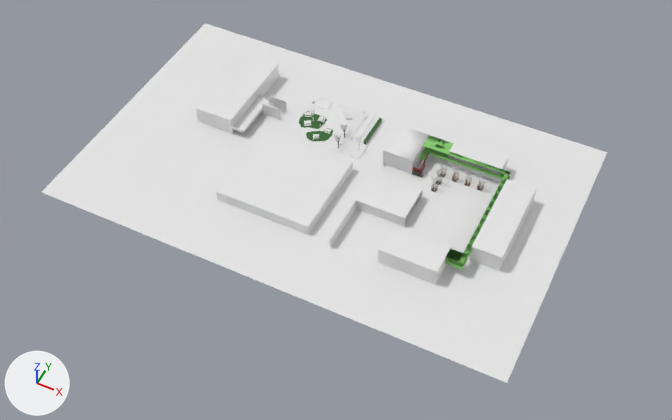
Two versions of the FBX model Unity/Game/Assets/OurAsset/map.fbx, one commit apart.
The view is the same before and after, from a 50 mm camera at (46.0, -156.3, 180.9) aimed at (-28.0, -8.2, -4.2). Arrows for +X, +Y and +Z are at lower left; the lights stay in place. Where no turn or scale is listed for an object, it has been applied to the vertices. Vertices at the same position are counted once.

The first picture shows 'Cube.001', 'Cube.006', 'Cube.007', 'EPITA', 'Plane.002', 'Plane.006', 'Travaux', 'baby foot sup.001', 'batiment 3 sup bio', 'batiment sup bio 2', 'batiment sup bio 4', 'batiment supbio.001', 'batiment supbiotech 1'.
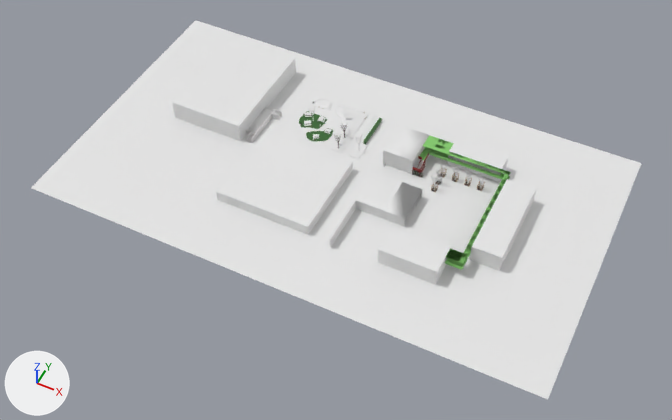
Diff of the bpy script that builds the scene:
```diff
--- a/Unity/Game/Assets/OurAsset/map.fbx.py
+++ b/Unity/Game/Assets/OurAsset/map.fbx.py
@@ mat_material_027 @@
+mat_material_027 = principled_material('Material.027')
+mat_material_027.base_color = (0.8, 0.8, 0.8)  # white #e7e7e7
+mat_material_027.metallic = 0.51
@@ me_cube_012 @@
 # used by ob_baby_foot_sup_001; location = (-16.7, -3.3, 1.0); rotation_euler = (-3.142, 0.0, 0.0), in degrees (-180, 0, 0); scale = (-2.91, -5.65, -1.0)
-me_cube_012.from_pydata(...)  # 121 vertices, 77 faces; spans x -2.97..1.86, y -3.59..1.0, z -1.09..2.24
+me_cube_012.from_pydata(...)  # 123 vertices, 80 faces; spans x -2.97..1.86, y -3.59..1.0, z -1.09..2.24
+# me_cube_012 part 1
+# 3 vertices are removed from x -2.96..-2.88, y -1.0..-0.98, z 2.24
+# 11 faces are deleted
+# 5 new vertices lie (0.0, 0.0, 3.23) away from vertices in x -2.96..-1.66, y 0.99, z -1.0
+# 14 new faces join them
@@ me_cube_017 @@
 # used by ob_cube_001; location = (-63.4, 11.3, 2.1); scale = (1.91, 4.6, 0.0696)
-me_cube_017.from_pydata(...)  # 90 vertices, 87 faces; spans x -1.0..3.9, y -2.2..1.0, z -30.0..27.2
+me_cube_017.from_pydata(...)  # 175 vertices, 160 faces; spans x -1.9..3.3, y -3.7..1.0, z -32.7..25.1
+# me_cube_017 part 2: 2 vertices moved within x 1.0, y 1.0, z -1.0..1.0; 74 vertices removed from x -1.0..3.9, y -2.2..1.0, z -30.0..27.2; 159 vertices added at x -1.9..3.3, y -3.7..1.0, z -32.7..25.1
@@ me_cube_044_1 @@
+me_cube_044_1.from_pydata(...)  # 168 vertices, 140 faces; spans x -0.97..0.45, y -0.1..2.38, z -0.04..1.11
+me_cube_044_1.materials.append(mat_material_027)  # its picture is missing
@@ ob_cube_007 @@
-ob_cube_007 = bpy.data.objects.new('Cube.007', me_cube_039)
-ob_cube_007.location = (-62.6, 21.1, 0.0)
@@ ob_plane_002 @@
 ob_plane_002 = bpy.data.objects.new('Plane.002', me_plane_013)
-ob_plane_002.location = (-34.0, 0.0, 0.0)
-ob_plane_002.scale = (64.9, 40.8, 40.8)
+ob_plane_002.location = (-31.0, 0.0, 0.0)
+ob_plane_002.scale = (71.4, 40.8, 40.8)
@@ ob_cube_001 @@
 ob_cube_001 = bpy.data.objects.new('Cube.001', me_cube_017)
-ob_cube_001.location = (-63.4, 11.3, 2.1)
-ob_cube_001.scale = (1.91, 4.6, 0.0696)
+ob_cube_001.location = (-59.6, 10.6, 1.1)
+ob_cube_001.scale = (1.07, 2.78, 0.0341)
@@ ob_cube_006 @@
-ob_cube_006 = bpy.data.objects.new('Cube.006', me_cube_043)
-ob_cube_006.location = (-56.1, 14.7, 0.1)
@@ ob_epita @@
 ob_epita = bpy.data.objects.new('EPITA', me_cube_056)
-ob_epita.location = (-70.9, 14.7, 2.6)
-ob_epita.scale = (5.64, 13.6, 2.48)
+ob_epita.location = (-72.5, 15.8, 2.9)
+ob_epita.scale = (10.8, 16.4, 2.84)
@@ ob_escalier_004 @@
+ob_escalier_004 = bpy.data.objects.new('escalier.004', me_cube_044_1)
+ob_escalier_004.location = (-59.0, 0.5, 0.0)
```

Where the change shows, as pixel boxes [x1, y1, x2, y2] in the pictures (672 x 420 px; the box of a moved part takes in the faces that stretch with it):
'Plane.002', moved, rescaled (8% wider): before [42, 23, 607, 383]; after [31, 20, 641, 400]
'EPITA', moved, rescaled (49% wider, 28% taller): before [196, 53, 279, 133]; after [172, 38, 296, 141]
'Cube.001', reshaped, moved, rescaled (35% narrower, 8% shorter): before [231, 95, 287, 133]; after [246, 107, 282, 142]
'Cube.006', deleted: before [266, 101, 286, 120]
'escalier.004', added: after [248, 133, 255, 143]
part 1 of me_cube_012, moved or reshaped: [385, 182, 422, 218] in both
